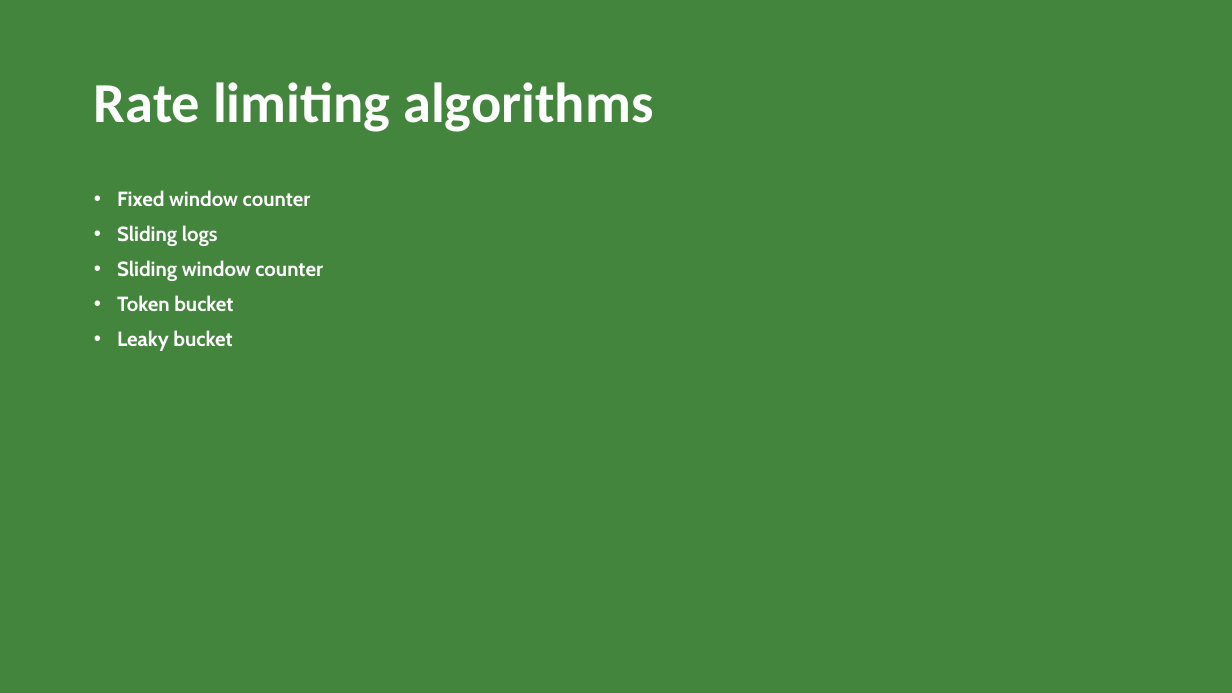
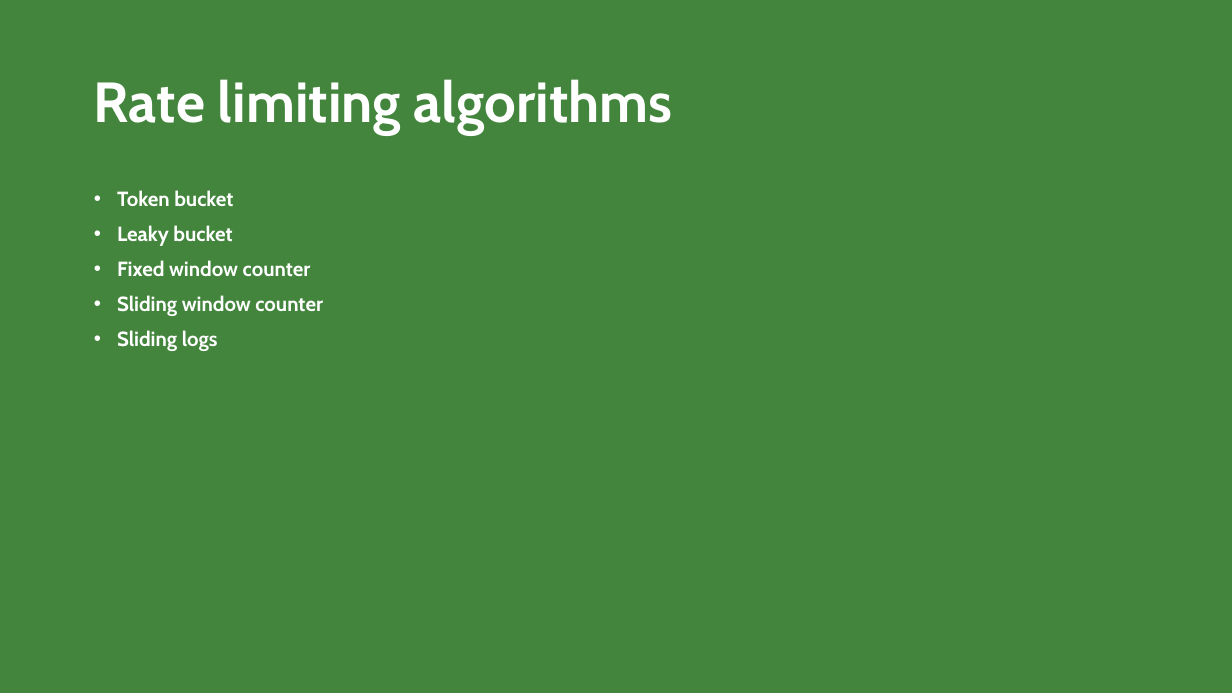
Before and after one commit to hamedhafezi/ppt, a slide deck: slide 4 of BK.pptx. Drawn at 1232x693 pixels with LibreOffice and Linux fonts; fonts in the diff are those of the drawing. Boxes give left, top, right and bottom in pixels: in the first picture for what was removed or moved away, otherwise in the second. Text is boxed around its words. In the diff, an @@ line names an element or a change of style, - is before the commit and + after.

Commit message:
Add rate limit algorithms

```diff
--- a/BK.pptx
+++ b/BK.pptx
@@ title "Rate limiting algorithms" at (x1=94, y1=79, x2=673, y2=135): font Calibri to Cabin @@
@@ text at (x1=117, y1=190, x2=323, y2=281): paragraphs removed @@
-• Fixed window counter
-• Sliding logs
-• Sliding window counter
@@ text at (x1=117, y1=260, x2=323, y2=351): paragraphs added @@
+• Fixed window counter
+• Sliding window counter
+• Sliding logs
```
Also in this commit, not shown: 4 other slides changed, 4 slides added.
